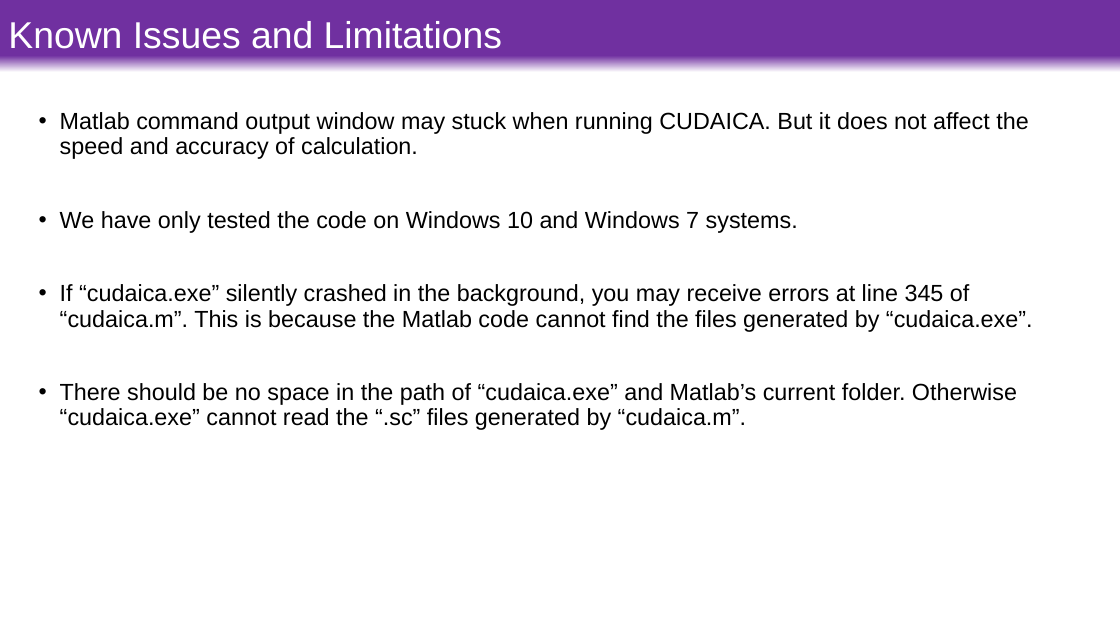
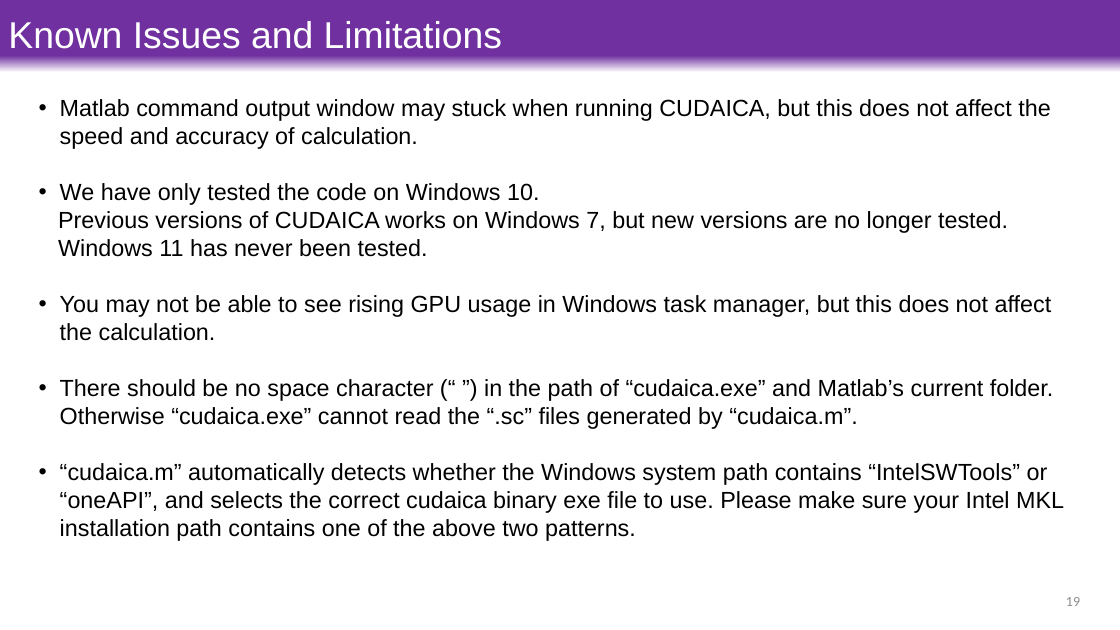
Before and after one commit to CloudyDory/cudaica_win, a slide deck: slide 19 of 2022-04-23 CUDAICA on Windows.pptx. Drawn at 1120x630 pixels with LibreOffice and Linux fonts; fonts in the diff are those of the drawing. Boxes give left, top, right and bottom in pixels: in the first picture for what was removed or moved away, otherwise in the second. Text is boxed around its words. In the diff, an @@ line names an element or a change of style, - is before the commit and + after.

Commit message:
Update slides

```diff
--- a/2022-04-23 CUDAICA on Windows.pptx
+++ b/2022-04-23 CUDAICA on Windows.pptx
@@ text at box(58, 99, 1064, 541): text changed @@
-• Matlab command output window may stuck when running CUDAICA. But it does not affect the speed and accuracy of calculation.
-• We have only tested the code on Windows 10 and Windows 7 systems.
-• If “cudaica.exe” silently crashed in the background, you may receive errors at line 345 of “cudaica.m”. This is because the Matlab code cannot find the files generated by “cudaica.exe”.
-• There should be no space in the path of “cudaica.exe” and Matlab’s current folder. Otherwise “cudaica.exe” cannot read the “.sc” files generated by “cudaica.m”.
+• Matlab command output window may stuck when running CUDAICA, but this does not affect the speed and accuracy of calculation.
+• We have only tested the code on Windows 10.
+Previous versions of CUDAICA works on Windows 7, but new versions are no longer tested.
+Windows 11 has never been tested.
+• You may not be able to see rising GPU usage in Windows task manager, but this does not affect the calculation.
+• There should be no space character (“ ”) in the path of “cudaica.exe” and Matlab’s current folder. Otherwise “cudaica.exe” cannot read the “.sc” files generated by “cudaica.m”.
+• “cudaica.m” automatically detects whether the Windows system path contains “IntelSWTools” or “oneAPI”, and selects the correct cudaica binary exe file to use. Please make sure your Intel MKL installation path contains one of the above two patterns.
@@ page number added at box(1066, 597, 1080, 606), 12 pt, text #8C8C8C @@
+19
```
Also in this commit, not shown: 17 other slides changed.
